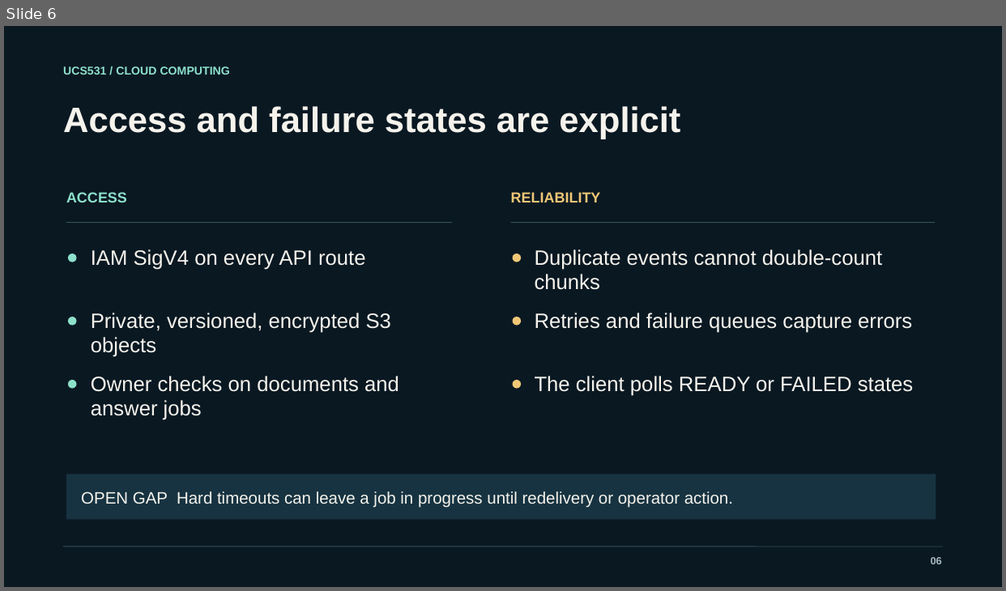
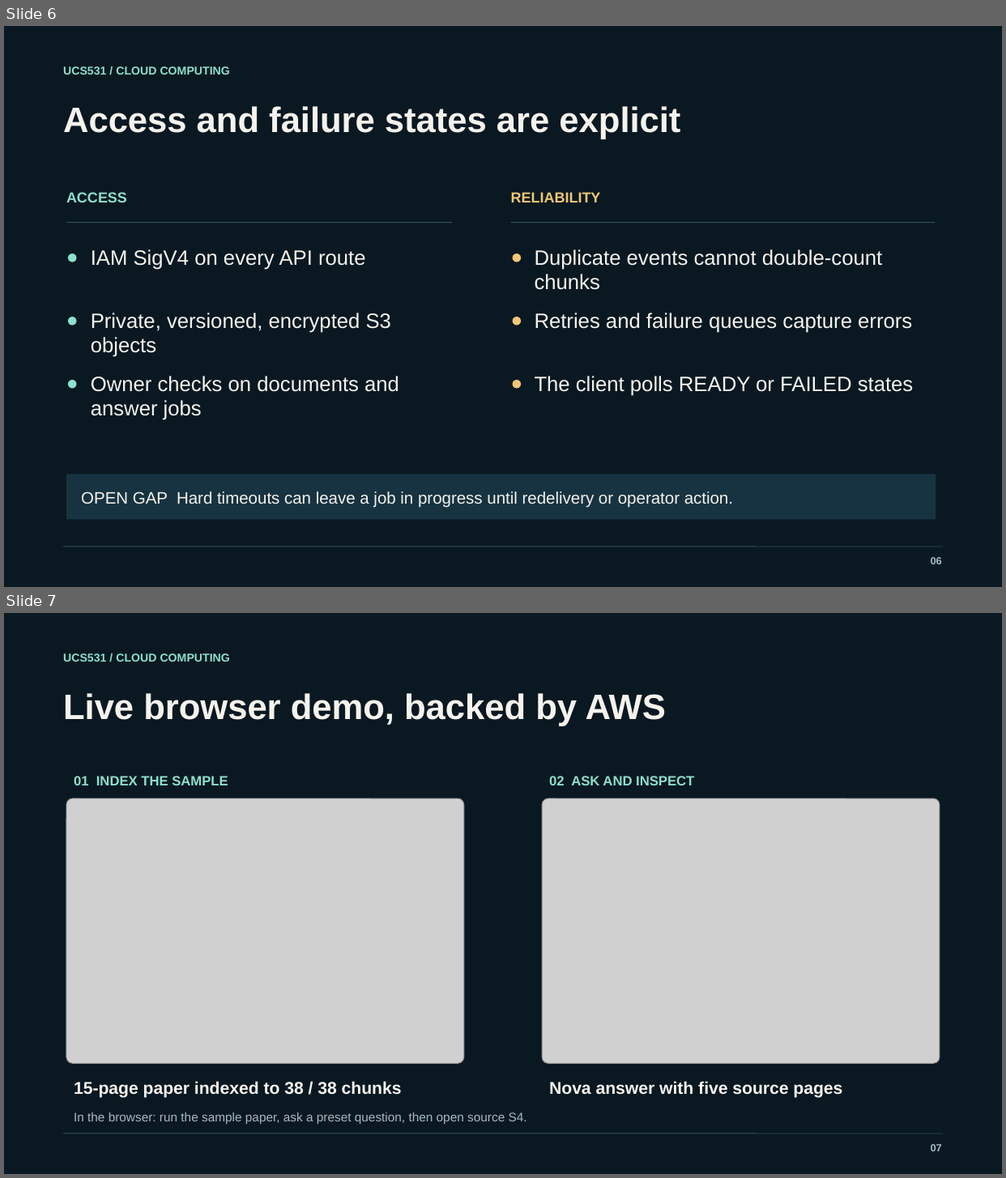
Before and after one commit to aryanorastar/UCS531-Cloud-Computing-Project, a slide deck: presentation/UCS531_Lab_Evaluation.pptx. Shown one above the other, each under a label of ours: slide 6 before the commit, slides 6 and 7 after it. The pictures are 1006x591 and 1006x1178 pixels, drawn with LibreOffice and Linux fonts; fonts in the diff are those of the drawing; grey boxes stand for pictures. Boxes give left, top, right and bottom in pixels: in the first picture for what was removed or moved away, otherwise in the second. Text is boxed around its words. In the diff, an @@ line names an element or a change of style, - is before the commit and + after.

Commit message:
feat: add live browser evaluation demo (#2)

```diff
--- a/presentation/UCS531_Lab_Evaluation.pptx
+++ b/presentation/UCS531_Lab_Evaluation.pptx
@@ slide 7 added at [4, 613, 1002, 1174], background #0A1822 @@
@@ text added at [63, 653, 230, 662], 11 pt, text #8DE0CB, bold @@
+UCS531 / CLOUD COMPUTING
@@ text added at [63, 693, 666, 726], 34 pt, text #F5F3EC, bold @@
+Live browser demo, backed by AWS
@@ text added at [74, 776, 228, 786], 13 pt, text #8DE0CB, bold @@
+01 INDEX THE SAMPLE
@@ text added at [549, 776, 694, 786], 13 pt, text #8DE0CB, bold @@
+02 ASK AND INSPECT
@@ picture added at [66, 798, 463, 1063] @@
@@ picture added at [543, 798, 940, 1063] @@
@@ text added at [74, 1081, 402, 1098], 16.5 pt, text #F5F3EC, bold @@
+15-page paper indexed to 38 / 38 chunks
@@ text added at [549, 1081, 842, 1098], 16.5 pt, text #F5F3EC, bold @@
+Nova answer with five source pages
@@ text added at [74, 1113, 527, 1124], 12 pt, text #A5B9BF @@
+In the browser: run the sample paper, ask a preset question, then open source S4.
@@ line added from (63, 1134) to (943, 1134), #34505A 0.75 pt @@
@@ text added at [931, 1144, 942, 1152], 10 pt, text #A5B9BF, bold @@
+07
```
Also in this commit, not shown: 1 slide changed, 1 slide removed, 16 other files.
